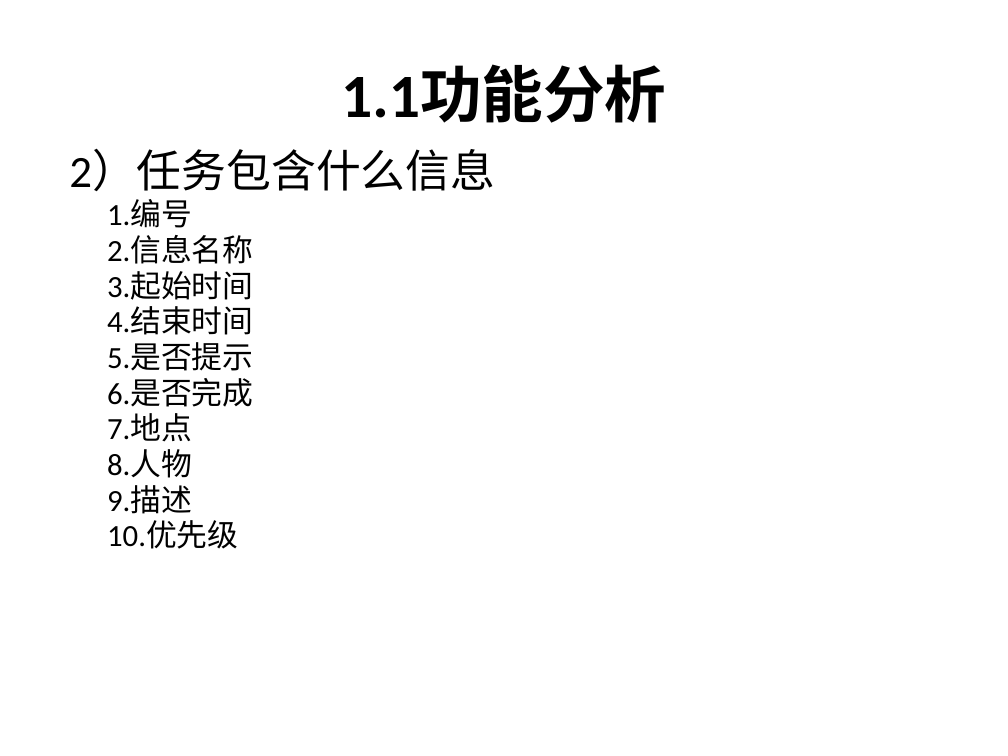
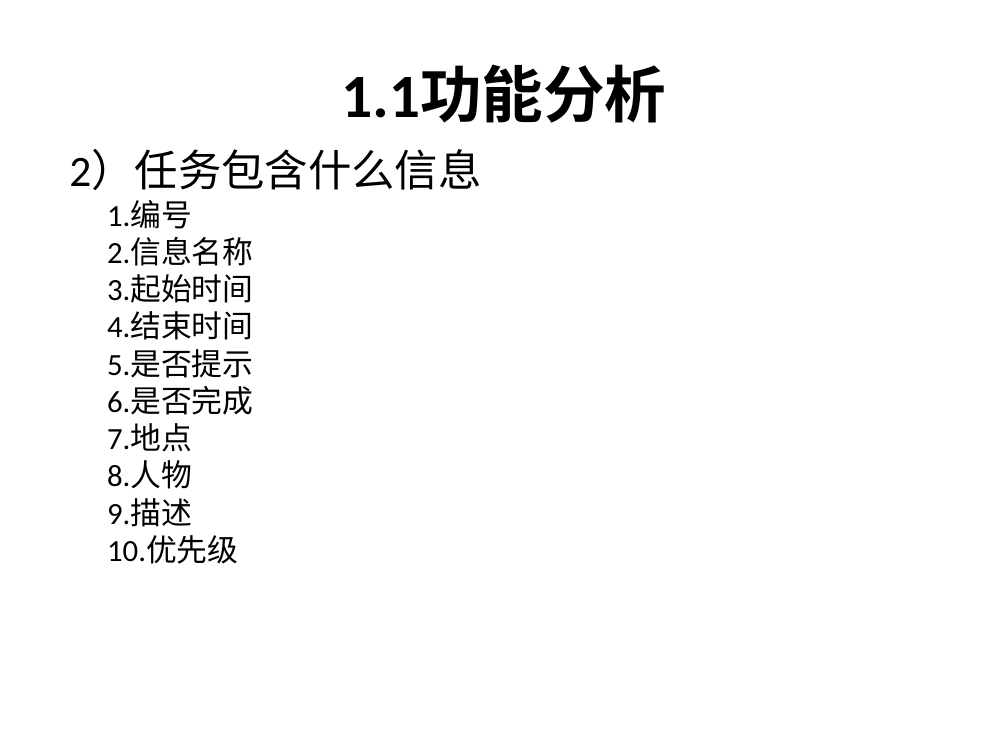
Before and after one commit to tzy502/test, a slide deck: slide 12 of G07项目介绍.ppt. Drawn at 1008x756 pixels with LibreOffice and Linux fonts; fonts in the diff are those of the drawing; background and template pictures are left out. Boxes give left, top, right and bottom in pixels: in the first picture for what was removed or moved away, otherwise in the second. Text is boxed around its words. In the diff, an @@ line names an element or a change of style, - is before the commit and + after.

```diff
--- a/G07项目介绍.ppt
+++ b/G07项目介绍.ppt
@@ text "2）任务包含什么信息" at box(69, 150, 481, 564): size 32 to 31 pt in "2）任务包含什么信息"; more space between paragraphs @@
```
Also in this commit, not shown: 4 other slides changed, 2 other files.
